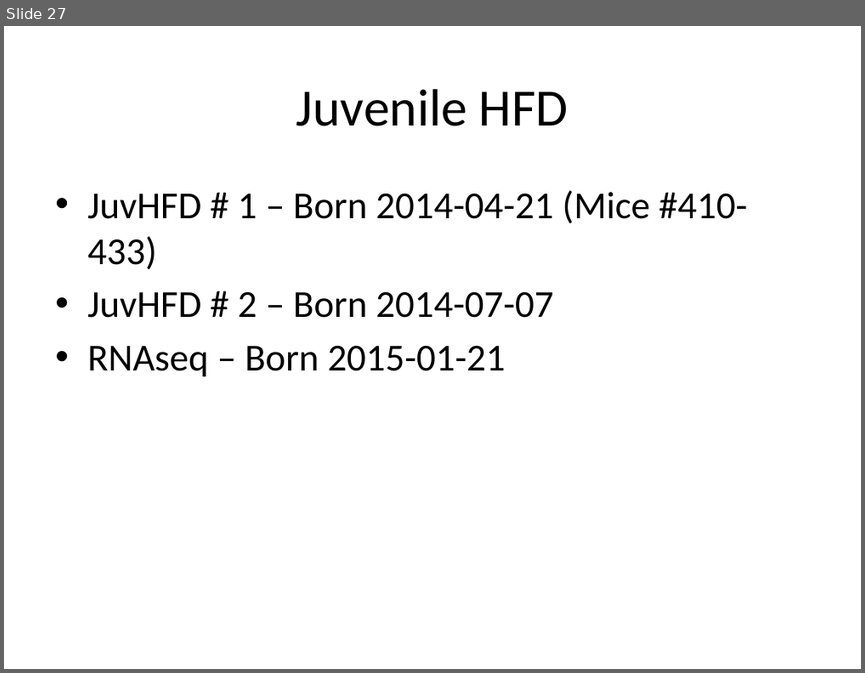
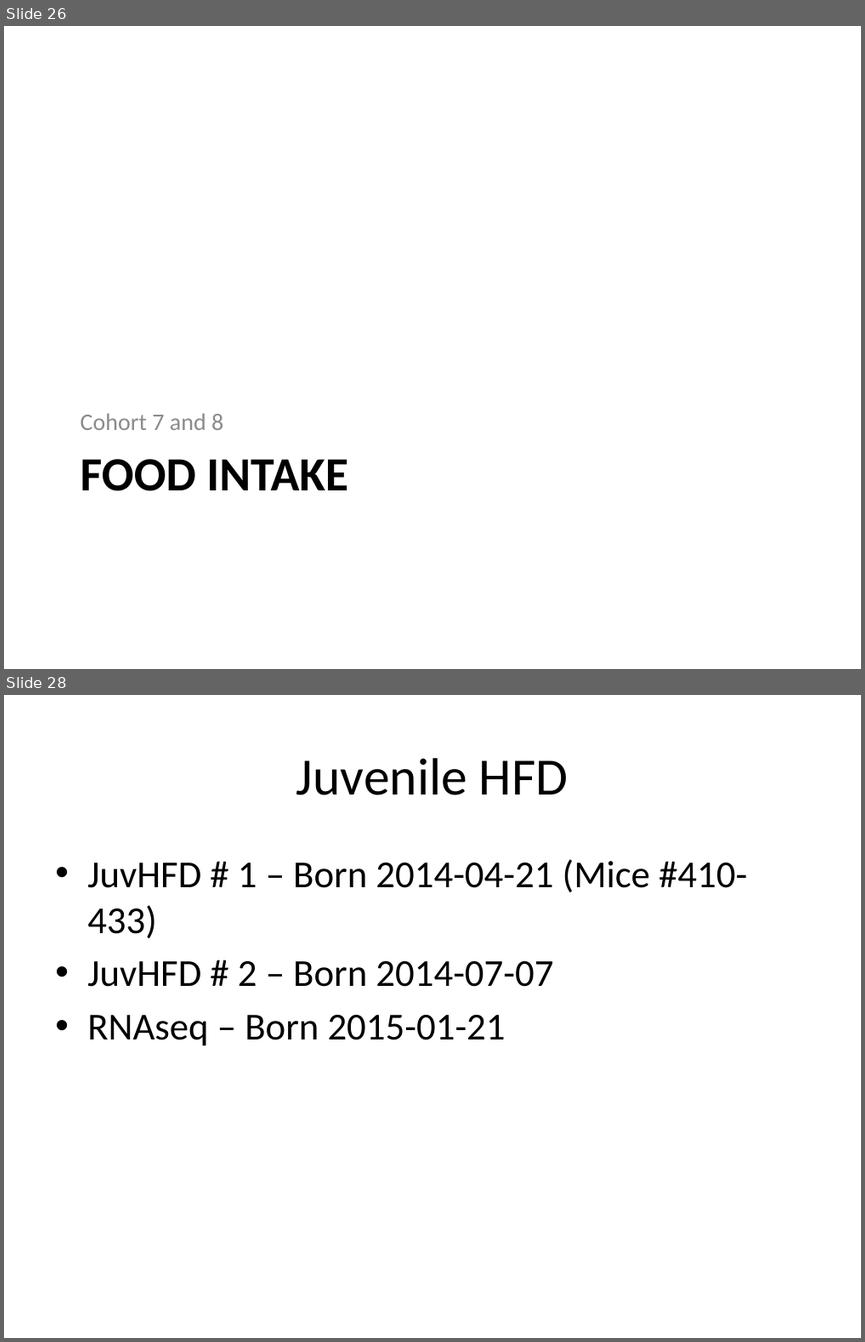
Before and after one commit to BridgesLab/PredictorsDietInducedObesity, a slide deck: ResultsSlides.pptx. Shown one above the other, each under a label of ours: slide 27 before the commit, slides 26 and 28 after it; the slides between them are not shown. The pictures are 865x673 and 865x1342 pixels, drawn with LibreOffice and Linux fonts; fonts in the diff are those of the drawing. Boxes give left, top, right and bottom in pixels: in the first picture for what was removed or moved away, otherwise in the second. Text is boxed around its words. In the diff, an @@ line names an element or a change of style, - is before the commit and + after.

```diff
--- a/ResultsSlides.pptx
+++ b/ResultsSlides.pptx
@@ slide 26 added at [4,26,861,669], background #FFFFFF @@
@@ text added at [80,413,223,430], 20 pt, text #8C8C8C @@
+Cohort 7 and 8
@@ title added at [80,459,348,491], 40 pt, text #000000, bold @@
+FOOD INTAKE
@@ what was slide 27 is now slide 28 @@
```
Also in this commit, not shown: 1 other slide added, 1 slide removed.
